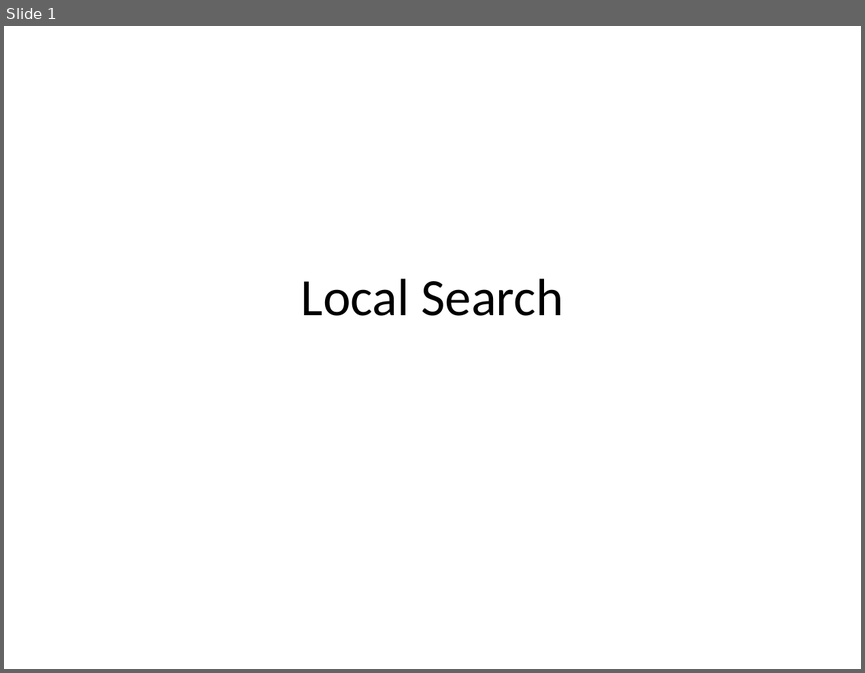
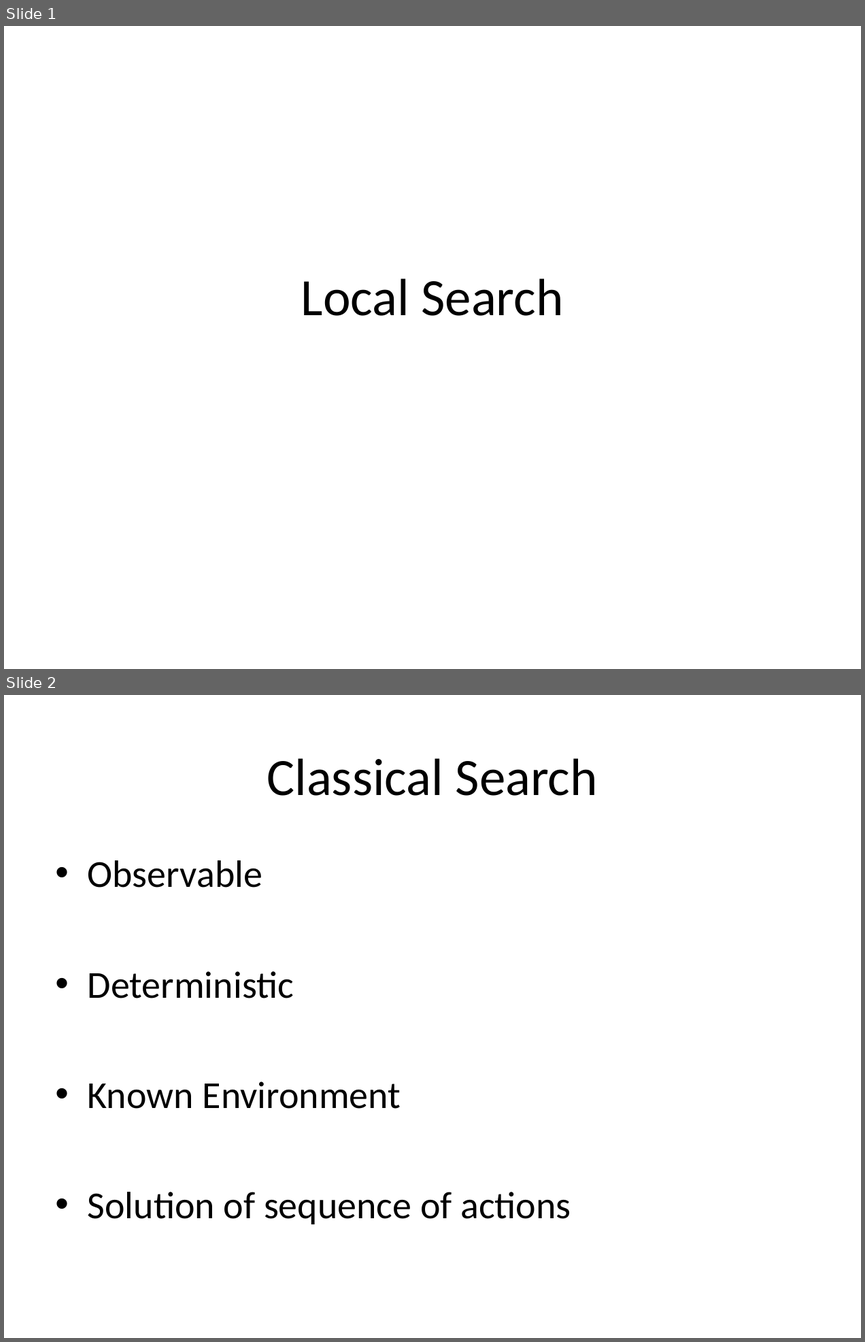
Before and after one commit to jackfrost13/HITK-SEM06, a slide deck: ARTIFICIAL INTELLIGENCE [CSEN3281]/Local Search.ppt. Shown one above the other, each under a label of ours: slide 1 before the commit, slides 1 and 2 after it. The pictures are 865x673 and 865x1342 pixels, drawn with LibreOffice and Linux fonts; fonts in the diff are those of the drawing. Boxes give left, top, right and bottom in pixels: in the first picture for what was removed or moved away, otherwise in the second. Text is boxed around its words. In the diff, an @@ line names an element or a change of style, - is before the commit and + after.

```diff
--- a/ARTIFICIAL INTELLIGENCE [CSEN3281]/Local Search.ppt
+++ b/ARTIFICIAL INTELLIGENCE [CSEN3281]/Local Search.ppt
@@ slide 2 added at (4,695,861,1338), background #FFFFFF @@
@@ title added at (266,758,598,796), 44 pt, text #000000 @@
+Classical Search
@@ text added at (88,860,570,1224), 32 pt, text #000000 @@
+• Observable
+• Deterministic
+• Known Environment
+• Solution of sequence of actions
```
Also in this commit, not shown: 9 slides changed, 3 other slides added, 4 other files.
